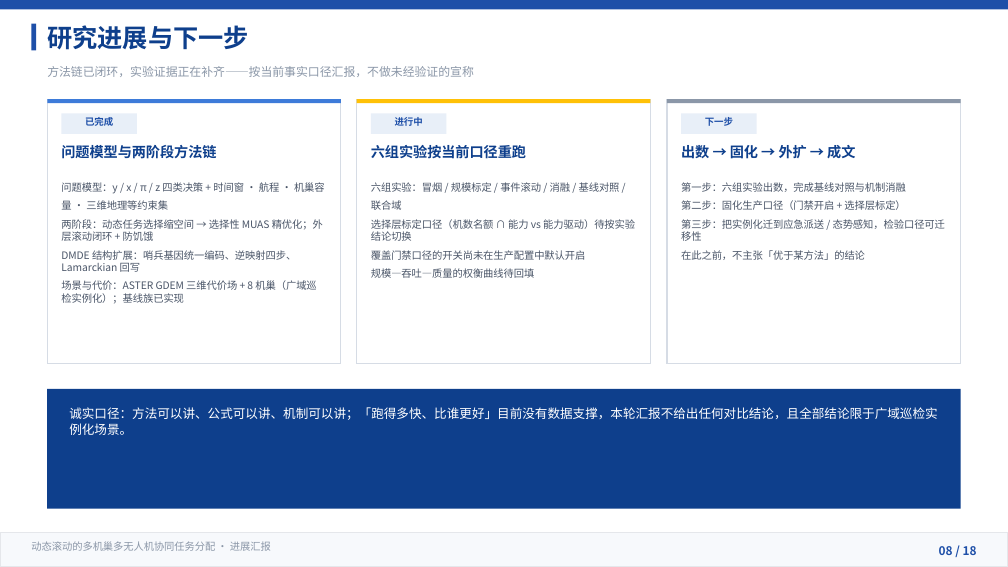
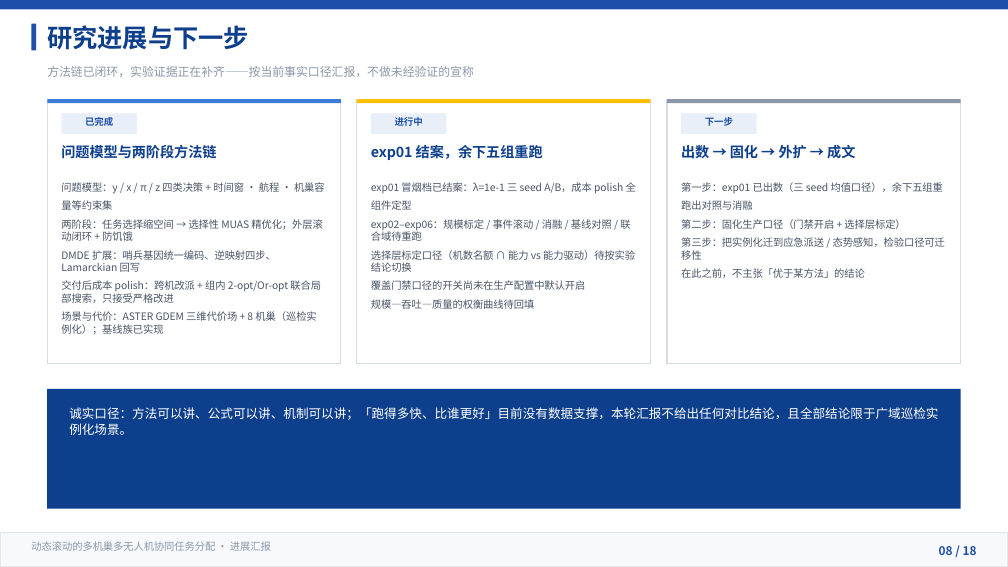
Before and after one commit to 909347194/ExperimentForGraduation, a slide deck: slide 8 of UAV协同任务分配方法-进展汇报/UAV协同任务分配方法-进展汇报.pptx. Drawn at 1008x567 pixels with LibreOffice and Linux fonts; fonts in the diff are those of the drawing. Boxes give left, top, right and bottom in pixels: in the first picture for what was removed or moved away, otherwise in the second. Text is boxed around its words. In the diff, an @@ line names an element or a change of style, - is before the commit and + after.

Commit message:
docs(进展汇报): 同步代码更新——成本 polish 进方法页，exp01 结案口径 + 五页备注
- P11/P15/P18: 补「交付后成本 polish」组件（跨机改派 + 组内 2-opt/Or-opt）
- P16: 设计判断补量纲诊断结论（完成项:成本项 ≈ 800:1，余量由 polish 获取 −4.09%）
- P8: 进展页改 exp01 结案口径（三 seed A/B 数字入备注）
- 新增 P8/P11/P16/P17/P18 五页演讲者备注（机制/A-B/证伪/收尾口径）
- slides/*.slide 源 8 处同步；审查文档第五节事实盘点与备注表更新

```diff
--- a/UAV协同任务分配方法-进展汇报/UAV协同任务分配方法-进展汇报.pptx
+++ b/UAV协同任务分配方法-进展汇报/UAV协同任务分配方法-进展汇报.pptx
@@ text at [371,145,543,160]: text changed @@
-六组实验按当前口径重跑
+exp01 结案，余下五组重跑
@@ text at [61,182,325,335]: text changed @@
-问题模型：y / x / π / z 四类决策 + 时间窗 · 航程 · 机巢容量 · 三维地理等约束集
-两阶段：动态任务选择缩空间 → 选择性 MUAS 精优化；外层滚动闭环 + 防饥饿
-DMDE 结构扩展：哨兵基因统一编码、逆映射四步、Lamarckian 回写
-场景与代价：ASTER GDEM 三维代价场 + 8 机巢（广域巡检实例化）；基线族已实现
+问题模型：y / x / π / z 四类决策 + 时间窗 · 航程 · 机巢容量等约束集
+两阶段：任务选择缩空间 → 选择性 MUAS 精优化；外层滚动闭环 + 防饥饿
+DMDE 扩展：哨兵基因统一编码、逆映射四步、Lamarckian 回写
+交付后成本 polish：跨机改派 + 组内 2-opt/Or-opt 联合局部搜索，只接受严格改进
+场景与代价：ASTER GDEM 三维代价场 + 8 机巢（巡检实例化）；基线族已实现
@@ text at [371,182,636,241]: text changed @@
-六组实验：冒烟 / 规模标定 / 事件滚动 / 消融 / 基线对照 / 联合域
+exp01 冒烟档已结案：λ=1e-1 三 seed A/B，成本 polish 全组件定型
+exp02–exp06：规模标定 / 事件滚动 / 消融 / 基线对照 / 联合域待重跑
@@ text at [681,182,943,210]: text changed @@
-第一步：六组实验出数，完成基线对照与机制消融
+第一步：exp01 已出数（三 seed 均值口径），余下五组重跑出对照与消融
```
Also in this commit, not shown: 5 other slides changed, 7 other files.
